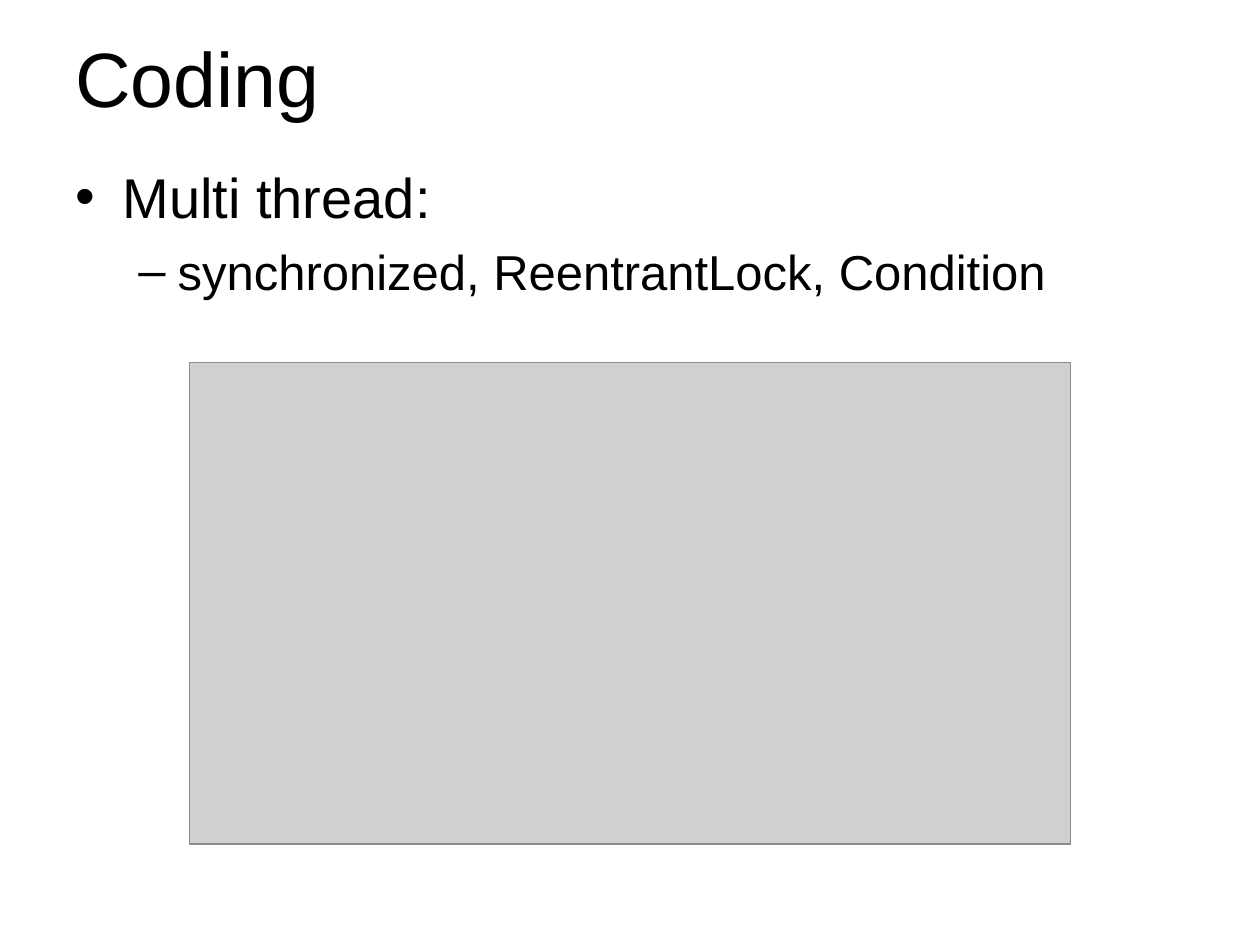
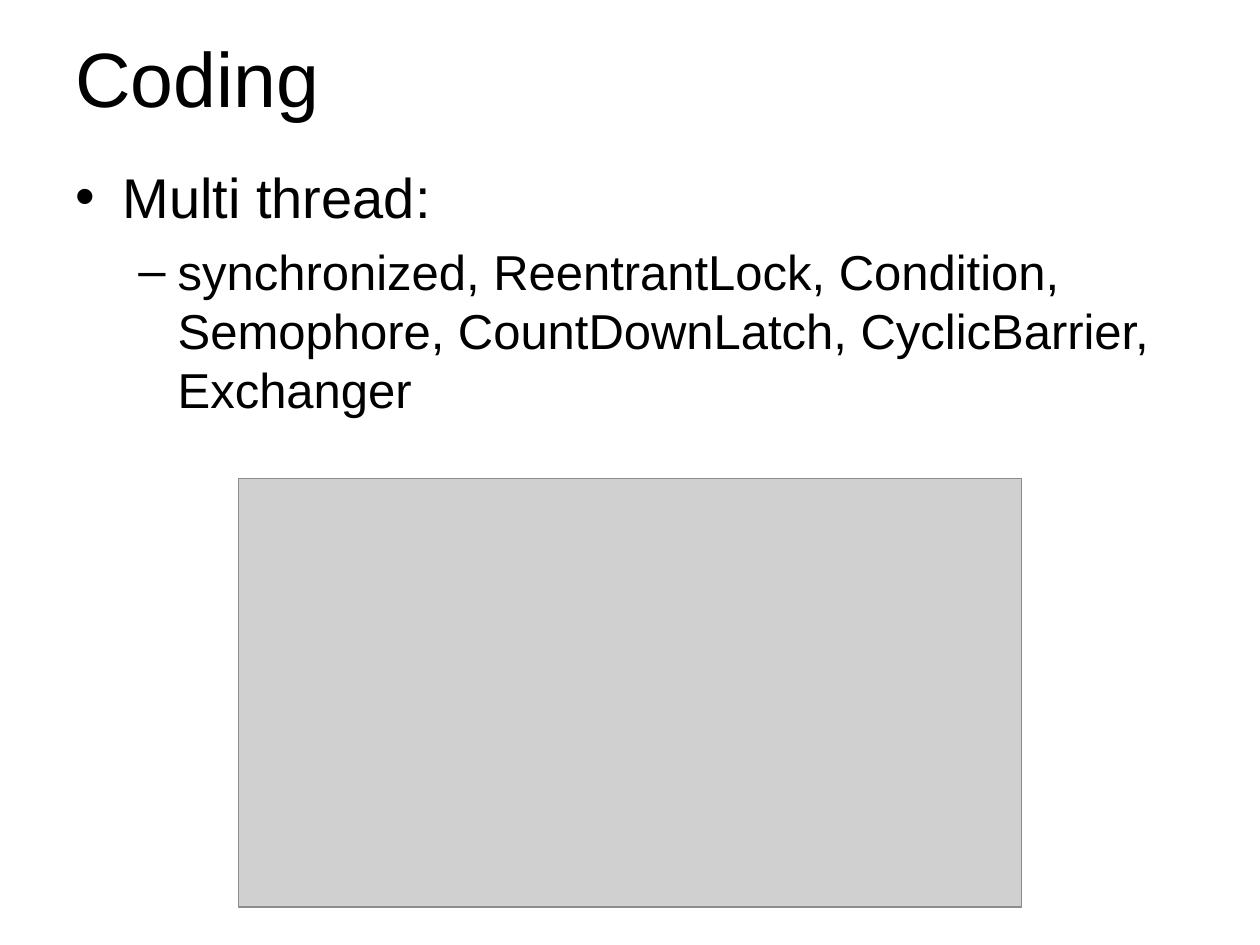
Before and after one commit to Wang-Ray/notes, a slide deck: slide 23 of Architect.ppt. Drawn at 1260x945 pixels with LibreOffice and Linux fonts; fonts in the diff are those of the drawing; grey boxes stand for pictures; background and template pictures are left out. Boxes give left, top, right and bottom in pixels: in the first picture for what was removed or moved away, otherwise in the second. Text is boxed around its words. In the diff, an @@ line names an element or a change of style, - is before the commit and + after.

```diff
--- a/Architect.ppt
+++ b/Architect.ppt
@@ text at (178, 254, 1149, 418): text changed @@
-  – synchronized, ReentrantLock, Condition
+  – synchronized, ReentrantLock, Condition, Semophore, CountDownLatch, CyclicBarrier, Exchanger
@@ picture: place and size @@
-picture at (190, 363, 1071, 844)
+picture at (238, 479, 1022, 907)
```
Also in this commit, not shown: 2 other slides changed, 1 other file.
